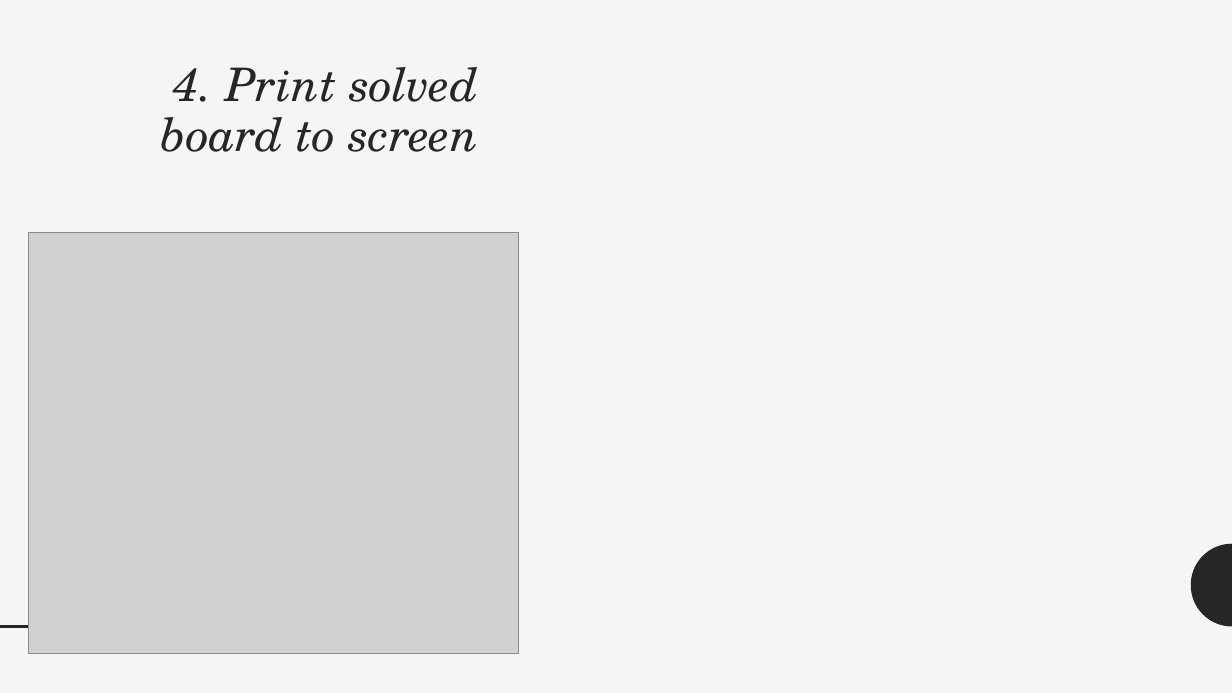
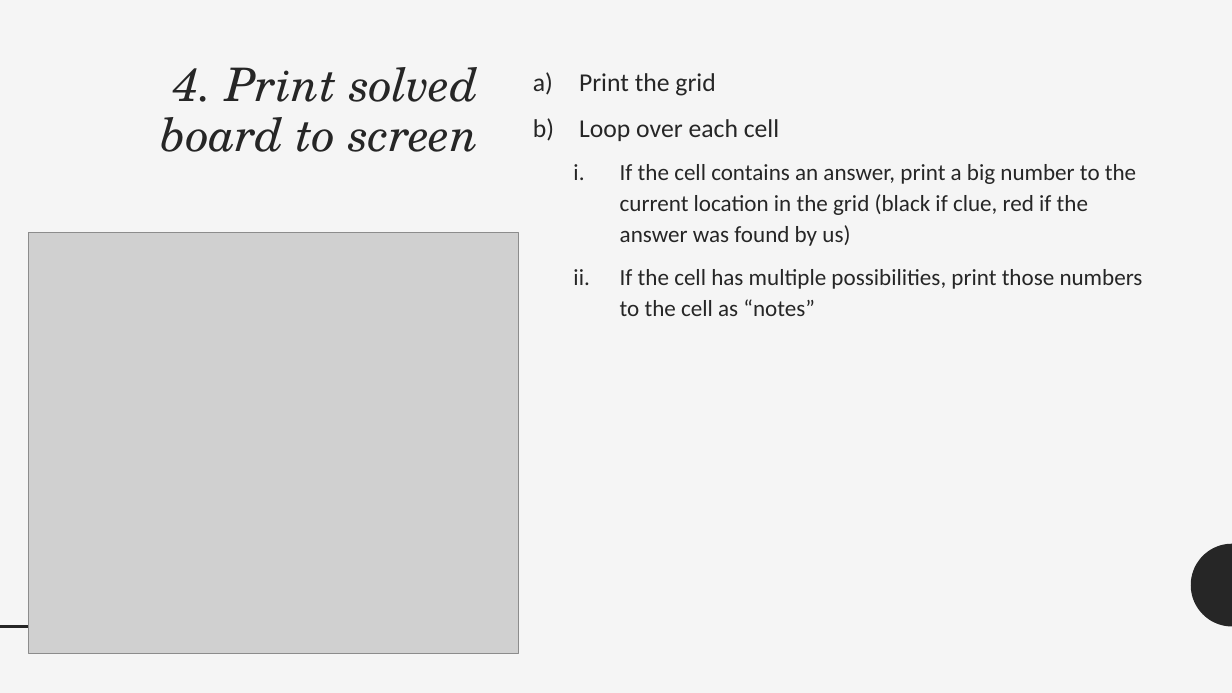
Before and after one commit to NickStrupat/SudokuSolver, a slide deck: slide 14 of Sudoku.pptx. Drawn at 1232x693 pixels with LibreOffice and Linux fonts; fonts in the diff are those of the drawing; grey boxes stand for pictures. Boxes give left, top, right and bottom in pixels: in the first picture for what was removed or moved away, otherwise in the second. Text is boxed around its words. In the diff, an @@ line names an element or a change of style, - is before the commit and + after.

Commit message:
add print info to slide deck

```diff
--- a/Sudoku.pptx
+++ b/Sudoku.pptx
@@ text added at bbox=[579, 73, 1143, 316], 18 pt, text #262626 @@
+a) Print the grid
+b) Loop over each cell
+  i. If the cell contains an answer, print a big number to the current location in the grid (black if clue, red if the answer was found by us)
+  ii. If the cell has multiple possibilities, print those numbers to the cell as “notes”
```
Also in this commit, not shown: 1 other slide changed.
